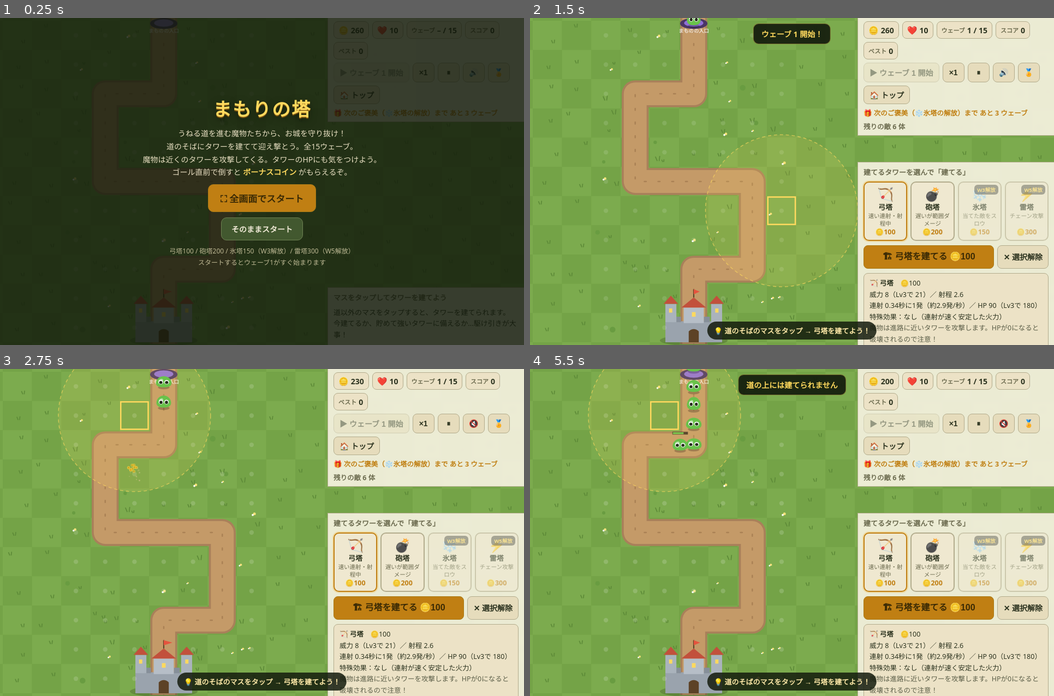
Above: before the commit, frames 1-4 (two rows, left to right).
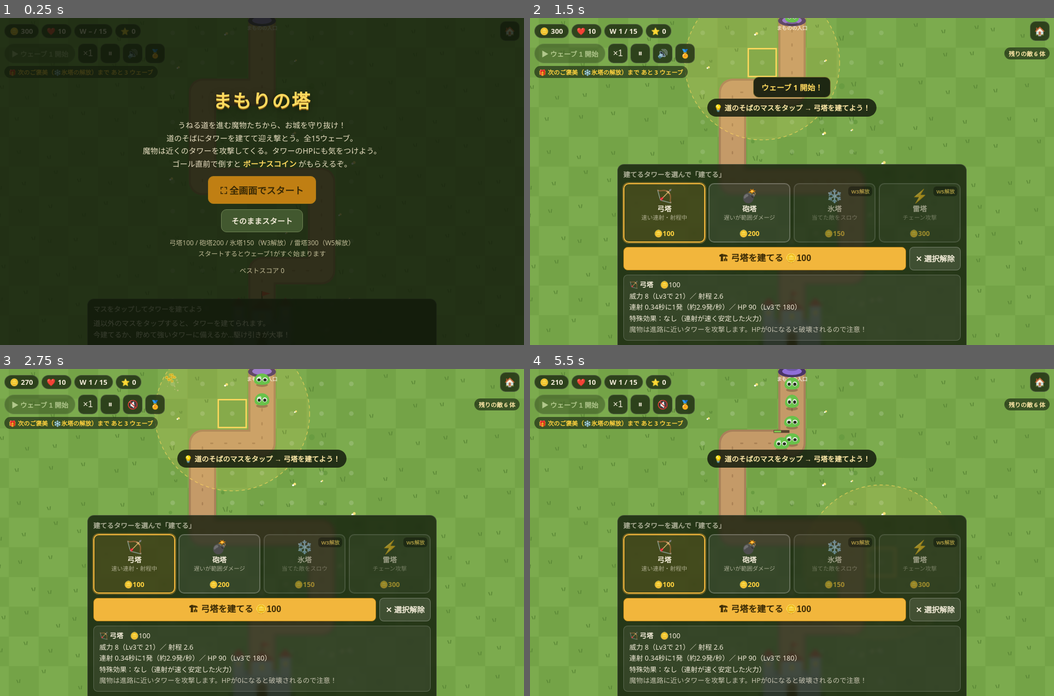
Above: after the commit, the same moments.

Repository: MonaLisaLab/mll-games
Game: browser game, page mamori-tower/index.html
Two runs of this game, one before a commit and one after it. Both use one fixed random seed, a clock stepped at 60 frames per second and the inputs below.
Inputs (mouse positions are in pixels of both pictures, inside the frame that each line leads up to):
- Up to frame 1 (0.25 s): no input
- Up to frame 2 (1.5 s): click "⛶ 全画面でスタート" at 0.27 s; click "▶ ウェーブ 1 開始" at 0.52 s; hold Right from 1.03 s (still down); click (792, 214) at 1.07 s; tap X at 1.1 s
- Up to frame 3 (2.75 s): release Right at 1.53 s; hold Down 1.58-1.85 s; tap X at 1.6, 2.1, 2.6 s; click (157, 499) at 1.67 s; hold Left 1.9-2.47 s; click "🔊" at 2.02 s; click (366, 483) at 2.27 s; tap Enter at 2.52 s; hold Up from 2.52 s (still down)
- Up to frame 4 (5.5 s): release Up at 2.82 s; click (870, 597) at 2.87 s; hold Right 2.87-3.53 s; tap X every 0.5 s from 3.1 to 5.1 s; click (661, 614) at 3.47 s; tap Escape at 3.52 s; hold Up 3.58-3.82 s; hold Left 3.87-4.3 s; click (792, 467) at 4.07 s; hold Down 4.35-4.68 s; click "⏸" at 4.52 s; click (949, 548) at 4.67 s; hold Right 4.73-5.23 s; click "▶ つづける" at 4.77 s; click (634, 532) at 5.27 s; hold Down from 5.28 s (still down)

The runs differ from the first frame. In frame 1, 16% of the frame differs, in the area x 2-100%, y 0-100%; in frame 2, 72%; in frame 3, 73%; in frame 4, 73%, in the area x 0-100%, y 0-100%.

Commit message:
まもりの塔：盤面フルスクリーン化とUI最小化、初期コイン300

Diff:
--- a/mamori-tower/index.html
+++ b/mamori-tower/index.html
@@ -12,14 +12,14 @@
         --bg:#1d2b1a; --bg2:#243620; --panel:#2e4226; --panel2:#38512d;
         --ink:#f3ecd9; --ink-dim:#c9bd97; --accent:#f2b63c; --accent2:#7ec850;
         --danger:#e5533d; --line:#54683f; --btn:#42582f; --btn-hi:#5a7a3c;
-        --card:#33482a; --panelA:rgba(38,56,30,.88);
+        --card:#33482a;
       }
       @media (prefers-color-scheme: light){
         :root{
           --bg:#dfe8cf; --bg2:#cfdcba; --panel:#f4eedb; --panel2:#ece2c6;
           --ink:#2c331f; --ink-dim:#6b6a4e; --accent:#c07f13; --accent2:#3f7d1e;
           --danger:#c23a24; --line:#b3ac8d; --btn:#e6dcbc; --btn-hi:#d9cca2;
-          --card:#efe8d0; --panelA:rgba(246,241,224,.92);
+          --card:#efe8d0;
         }
       }
       html,body{ margin:0; padding:0; height:100%; height:100dvh; overscroll-behavior:none; }
@@ -36,36 +36,67 @@
          scrolls: body is fixed and a touchmove guard in the script
          blocks rubber-band scrolling outside internal scrollers. */
       #app{ position:fixed; inset:0; overflow:hidden; }
-      /* ---------- HUD ---------- */
+      /* ---------- HUD: minimal floating chips on the map ----------
+         No bar and no band: the HUD is only small translucent chips
+         and icon buttons floating over the top of the board, so it
+         never takes layout space away from the playable area. */
       #hud{
         position:fixed; top:0; left:0; right:0; z-index:40;
-        background:var(--panelA); -webkit-backdrop-filter:blur(3px); backdrop-filter:blur(3px);
-        border-bottom:1px solid var(--line);
-        padding:calc(6px + env(safe-area-inset-top)) calc(10px + env(safe-area-inset-right)) 7px calc(10px + env(safe-area-inset-left));
-      }
-      #hud .row{ display:flex; align-items:center; gap:6px; flex-wrap:wrap; }
-      #hud .row + .row{ margin-top:6px; }
-      .stat{
-        background:var(--panel2); border:1px solid var(--line); border-radius:8px;
-        padding:4px 8px; font-size:14px; font-weight:700; white-space:nowrap;
-        display:inline-flex; align-items:center; gap:4px; min-height:32px;
-      }
-      .stat small{ font-weight:600; color:var(--ink-dim); font-size:11px; }
-      .stat .ico{ font-size:15px; }
+        pointer-events:none;
+        padding:calc(6px + env(safe-area-inset-top)) calc(8px + env(safe-area-inset-right)) 0 calc(8px + env(safe-area-inset-left));
+      }
+      #hud .hrow{ display:flex; align-items:center; gap:5px; flex-wrap:wrap; }
+      #hud .hrow + .hrow{ margin-top:5px; }
       #hud .spacer{ flex:1; }
+      .chip{
+        background:rgba(18,28,12,.72); color:#f3ecd9; border:1px solid rgba(255,255,255,.16);
+        border-radius:999px; padding:3px 9px; font-size:13px; font-weight:700; white-space:nowrap;
+        display:inline-flex; align-items:center; gap:4px; min-height:26px;
+        -webkit-backdrop-filter:blur(2px); backdrop-filter:blur(2px);
+      }
+      .ibtn{
+        pointer-events:auto;
+        background:rgba(18,28,12,.72); color:#f3ecd9; border:1px solid rgba(255,255,255,.16);
+        border-radius:10px; width:36px; height:36px; font-size:16px;
+        cursor:pointer; text-decoration:none; display:inline-flex; align-items:center; justify-content:center;
+        -webkit-backdrop-filter:blur(2px); backdrop-filter:blur(2px);
+      }
+      .ibtn:hover{ background:rgba(40,58,24,.88); }
+      .pillbtn{
+        pointer-events:auto;
+        background:rgba(18,28,12,.72); color:#f3ecd9; border:1px solid rgba(255,255,255,.16);
+        border-radius:999px; padding:6px 12px; font-size:12.5px; font-weight:700;
+        cursor:pointer; display:inline-flex; align-items:center; gap:4px; white-space:nowrap;
+        -webkit-backdrop-filter:blur(2px); backdrop-filter:blur(2px);
+      }
+      .pillbtn:hover{ background:rgba(40,58,24,.88); }
+      .pillbtn:disabled{ opacity:.45; cursor:default; }
+      .pillbtn.primary{ background:#f2b63c; color:#3a2a05; border-color:#a97a17; }
+      .pillbtn.primary:hover{ filter:brightness(1.08); }
+      .pillbtn.primary:disabled{ background:rgba(18,28,12,.72); color:#f3ecd9; border-color:rgba(255,255,255,.16); }
+      /* Buttons inside the control panel (build / upgrade / sell …) */
       .hbtn{
-        background:var(--btn); color:var(--ink); border:1px solid var(--line);
+        background:rgba(255,255,255,.12); color:#f3ecd9; border:1px solid rgba(255,255,255,.25);
         border-radius:8px; padding:6px 10px; font-size:14px; font-weight:700;
         cursor:pointer; text-decoration:none; display:inline-flex; align-items:center;
         justify-content:center; gap:4px; min-width:40px;
       }
-      .hbtn:hover{ background:var(--btn-hi); }
+      .hbtn:hover{ background:rgba(255,255,255,.22); }
       .hbtn:disabled{ opacity:.45; cursor:default; }
-      .hbtn.primary{ background:var(--accent); color:#3a2a05; border-color:#a97a17; }
+      .hbtn.primary{ background:#f2b63c; color:#3a2a05; border-color:#a97a17; }
       .hbtn.primary:hover{ filter:brightness(1.08); }
-      .hbtn.primary:disabled{ background:var(--btn); color:var(--ink); border-color:var(--line); }
-      #nextReward{ font-size:12.5px; color:var(--accent); font-weight:700; }
-      #waveInfo{ font-size:12.5px; color:var(--ink-dim); font-weight:600; }
+      .hbtn.primary:disabled{ background:rgba(255,255,255,.12); color:#f3ecd9; border-color:rgba(255,255,255,.25); }
+      #waveInfo{
+        font-size:11px; font-weight:700; color:#ffe9a8; white-space:nowrap;
+        background:rgba(18,28,12,.6); border-radius:999px; padding:3px 8px;
+      }
+      #waveInfo:empty{ display:none; }
+      #nextReward{
+        font-size:11px; font-weight:700; color:#ffd23e; white-space:nowrap;
+        background:rgba(18,28,12,.6); border-radius:999px; padding:3px 8px;
+        max-width:100%; overflow:hidden; text-overflow:ellipsis;
+      }
+      #nextReward:empty{ display:none; }
       /* ---------- Stage: the board canvas itself fills the screen ---------- */
       canvas#game{
         position:fixed; inset:0; z-index:1;
@@ -73,13 +104,13 @@
         border:none; border-radius:0; touch-action:none; background:#79a84b;
       }
       #hint{
-        position:fixed; left:50%; bottom:150px; transform:translateX(-50%); z-index:50;
+        position:fixed; left:50%; top:calc(148px + env(safe-area-inset-top)); transform:translateX(-50%); z-index:50;
         background:rgba(20,28,14,.85); color:#ffe9a8; font-size:13px; font-weight:700;
         padding:7px 12px; border-radius:999px; pointer-events:none; white-space:nowrap;
         max-width:94%; overflow:hidden; text-overflow:ellipsis;
       }
       #toast{
-        position:fixed; left:50%; top:120px; transform:translateX(-50%) translateY(-6px);
+        position:fixed; left:50%; top:calc(108px + env(safe-area-inset-top)); transform:translateX(-50%) translateY(-6px);
         background:rgba(20,28,14,.92); color:#ffd95e; font-size:14px; font-weight:800;
         padding:8px 14px; border-radius:10px; pointer-events:none; opacity:0;
         transition:opacity .25s, transform .25s; text-align:center; max-width:92%;
@@ -110,36 +141,40 @@
       }
       .overlay .score-line{ font-size:16px; font-weight:800; color:#fff; }
       .overlay .mini{ font-size:12px; color:#bdb894; }
-      /* ---------- Control panel ---------- */
+      /* ---------- Control panel: compact translucent overlay ----------
+         The panel floats over the bottom of the board. It is NOT a
+         layout band: the board fit never accounts for it, so opening,
+         closing or resizing the panel never moves the board. */
       #panel{
         position:fixed; left:0; right:0; bottom:0; z-index:40;
-        background:var(--panelA); -webkit-backdrop-filter:blur(3px); backdrop-filter:blur(3px);
-        border-top:1px solid var(--line);
+        background:rgba(18,28,12,.8); color:#f3ecd9;
+        -webkit-backdrop-filter:blur(3px); backdrop-filter:blur(3px);
+        border-top:1px solid rgba(255,255,255,.16);
         padding:8px calc(10px + env(safe-area-inset-right)) calc(8px + env(safe-area-inset-bottom)) calc(10px + env(safe-area-inset-left));
         max-height:64dvh; overflow-y:auto;
       }
-      #panel .ptitle{ font-size:13px; font-weight:800; color:var(--ink-dim); margin-bottom:8px; }
+      #panel .ptitle{ font-size:12.5px; font-weight:800; color:rgba(243,236,217,.65); margin-bottom:7px; }
       #towerCards{ display:grid; grid-template-columns:repeat(4,1fr); gap:6px; }
       .tcard{
-        background:var(--card); border:2px solid var(--line); border-radius:10px;
-        padding:7px 4px 6px; cursor:pointer; text-align:center; color:var(--ink);
+        background:rgba(255,255,255,.08); border:2px solid rgba(255,255,255,.22); border-radius:10px;
+        padding:7px 4px 6px; cursor:pointer; text-align:center; color:#f3ecd9;
         font-family:inherit; position:relative;
       }
       .tcard .tic{ font-size:24px; line-height:1.15; display:block; }
       .tcard .tname{ font-size:13px; font-weight:800; display:block; }
-      .tcard .tdesc{ font-size:10.5px; color:var(--ink-dim); display:block; line-height:1.35; min-height:28px; }
-      .tcard .tcost{ font-size:12.5px; font-weight:800; color:var(--accent); display:block; }
-      .tcard.sel{ border-color:var(--accent); box-shadow:0 0 0 2px #f2b63c55; }
+      .tcard .tdesc{ font-size:10.5px; color:rgba(243,236,217,.6); display:block; line-height:1.35; min-height:28px; }
+      .tcard .tcost{ font-size:12.5px; font-weight:800; color:#ffd23e; display:block; }
+      .tcard.sel{ border-color:#f2b63c; box-shadow:0 0 0 2px rgba(242,182,60,.35); background:rgba(242,182,60,.14); }
       .tcard.locked{ opacity:.55; cursor:default; }
-      .tcard.poor .tcost{ color:var(--danger); }
+      .tcard.poor .tcost{ color:#ff8a75; }
       .tcard .locktag{
         position:absolute; top:4px; right:4px; background:#00000088; color:#ffd95e;
         font-size:9.5px; font-weight:800; border-radius:6px; padding:2px 5px;
       }
       #buildRow{ display:flex; gap:6px; margin-top:8px; }
       #towerInfo{
-        margin-top:8px; background:var(--panel2); border:1px solid var(--line);
-        border-radius:8px; padding:8px 10px; font-size:12.5px; line-height:1.65;
+        margin-top:8px; background:rgba(255,255,255,.07); border:1px solid rgba(255,255,255,.18);
+        border-radius:8px; padding:8px 10px; font-size:12.5px; line-height:1.65; color:#f3ecd9;
         max-height:24dvh; overflow-y:auto;
       }
       #buildBtn{ flex:1; font-size:16px; }
@@ -151,8 +186,8 @@
       /* Missions live in a toggleable sheet over the shell (opened with
          the 🏅 button) so the board keeps the full viewport height. */
       #missions{
-        position:fixed; left:8px; right:8px; bottom:180px;
-        z-index:55; max-height:60dvh; overflow-y:auto; display:none;
+        position:fixed; left:8px; right:8px; bottom:calc(10px + env(safe-area-inset-bottom));
+        z-index:55; max-height:70dvh; overflow-y:auto; display:none;
         background:var(--panel); border:1px solid var(--line); border-radius:10px;
         padding:10px; box-shadow:0 14px 34px rgba(0,0,0,.45);
       }
@@ -174,48 +209,52 @@
         #panel{ max-height:56dvh; }
       }
       @media (max-height:560px){
-        #hud .row + .row{ margin-top:4px; }
-        .stat{ min-height:28px; font-size:13px; }
+        #hud .hrow + .hrow{ margin-top:4px; }
+        .chip{ min-height:24px; font-size:12px; }
         .tcard .tdesc{ display:none; }
         #towerInfo{ max-height:18dvh; }
       }
-      /* Landscape / wide: the canvas still fills the whole screen, but
-         the HUD and the control panel move into a 360px right-hand
-         column (fitStage reserves the same 360px), so the board keeps
-         the full height instead of being squeezed between the bars.
+      /* Landscape / wide: same principle as portrait — the board uses
+         the full viewport and the UI only floats on top of it. The
+         control panel is just capped in width and centred so the tower
+         cards do not stretch across a wide screen.
          (#helpLine stays hidden; keyboard help lives in the title text.) */
       @media (orientation:landscape) and (min-width:600px){
-        #hud{ left:auto; width:360px; border-left:1px solid var(--line); }
-        #panel{ left:auto; width:360px; border-left:1px solid var(--line); max-height:56dvh; }
-        #missions{ left:auto; width:352px; }
+        #panel{
+          left:0; right:0; margin:0 auto; max-width:640px; max-height:56dvh;
+          border-left:1px solid rgba(255,255,255,.16); border-right:1px solid rgba(255,255,255,.16);
+          border-radius:12px 12px 0 0;
+        }
+        #missions{ left:0; right:0; margin:0 auto; max-width:560px; }
         #towerInfo{ max-height:32dvh; }
       }
     </style>
   </head>
   <body>
     <div id="app">
-      <!-- HUD -->
+      <!-- HUD: only small floating chips and icon buttons on the map.
+           No best score here (it lives on the title / game-over screens)
+           and no band: nothing here takes space from the board. -->
       <div id="hud">
-        <div class="row">
-          <span class="stat"><span class="ico">🪙</span><span id="stCoins">0</span></span>
-          <span class="stat"><span class="ico">❤️</span><span id="stLife">10</span></span>
-          <span class="stat"><small>ウェーブ</small><span id="stWave">– / 15</span></span>
-          <span class="stat"><small>スコア</small><span id="stScore">0</span></span>
-          <span class="stat"><small>ベスト</small><span id="stBest">0</span></span>
+        <div class="hrow">
+          <span class="chip">🪙<span id="stCoins">0</span></span>
+          <span class="chip">❤️<span id="stLife">10</span></span>
+          <span class="chip">W<span id="stWave">– / 15</span></span>
+          <span class="chip">⭐<span id="stScore">0</span></span>
+          <span class="spacer"></span>
+          <a class="ibtn" href="../index.html" title="トップページへ戻る">🏠</a>
         </div>
-        <div class="row">
-          <button class="hbtn primary" id="waveBtn">▶ ウェーブ開始</button>
-          <button class="hbtn" id="speedBtn" title="速度切替">×1</button>
-          <button class="hbtn" id="pauseBtn" title="ポーズ">⏸</button>
-          <button class="hbtn" id="muteBtn" title="ミュート">🔊</button>
-          <button class="hbtn" id="missionBtn" title="ミッション">🏅</button>
-          <span class="spacer"></span>
-          <a class="hbtn" href="../index.html" title="トップページへ戻る">🏠 トップ</a>
-        </div>
-        <div class="row">
-          <span id="nextReward"></span>
+        <div class="hrow">
+          <button class="pillbtn primary" id="waveBtn">▶ ウェーブ開始</button>
+          <button class="ibtn" id="speedBtn" title="速度切替">×1</button>
+          <button class="ibtn" id="pauseBtn" title="ポーズ">⏸</button>
+          <button class="ibtn" id="muteBtn" title="ミュート">🔊</button>
+          <button class="ibtn" id="missionBtn" title="ミッション">🏅</button>
           <span class="spacer"></span>
           <span id="waveInfo"></span>
+        </div>
+        <div class="hrow">
+          <span id="nextReward"></span>
         </div>
       </div>
 
@@ -233,6 +272,7 @@
           <button class="big-btn" id="fsStartBtn">⛶ 全画面でスタート</button>
           <button class="sub-btn" id="startBtn">そのままスタート</button>
           <p class="mini">弓塔100 / 砲塔200 / 氷塔150（W3解放）/ 雷塔300（W5解放）<br>スタートするとウェーブ1がすぐ始まります</p>
+          <p class="mini">ベストスコア <span id="stBest">0</span></p>
         </div>
 
         <div class="overlay" id="pauseOverlay" hidden>
@@ -288,17 +328,17 @@
     var COLS = 7, ROWS = 11, CELL = 64, W = COLS * CELL, H = ROWS * CELL;
     var canvas = document.getElementById('game');
     var ctx = canvas.getContext('2d');
-    var hudEl = document.getElementById('hud');
-    var panelEl = document.getElementById('panel');
-    var toastEl = document.getElementById('toast');
-    var hintEl = document.getElementById('hint');
-    var missionsSheetEl = document.getElementById('missions');
     /* The canvas covers the whole viewport edge-to-edge. The playable
-       board (logical 448x704) is scaled to fit in the band between the
-       HUD bar (top) and the control panel (bottom) so the road, the
-       entrance and the castle are never hidden behind UI; the rest of
-       the screen is filled by extending the same grass tiles beyond the
-       board edges (see drawMap). view.ox / view.oy are the board's
+       board (logical 448x704) is scaled to fit the WHOLE viewport and
+       centred; the leftover screen is filled by extending the same
+       grass tiles beyond the board edges (see drawMap). Every UI
+       element (HUD chips, control panel, sheets) only floats on top
+       of the board as an overlay and never takes space away from it.
+       IMPORTANT: the board fit depends ONLY on the viewport size and
+       orientation — never on any UI state (panel height, selection,
+       open sheets). There is deliberately no ResizeObserver on UI
+       elements, so tapping a cell or a tower can never shift, resize
+       or tilt the board view. view.ox / view.oy are the board's
        top-left corner in CSS pixels, view.scale is CSS px per logical
        unit, and draw() re-applies the transform every frame. */
     var view = { w:0, h:0, scale:1, ox:0, oy:0 };
@@ -308,26 +348,12 @@
       var dpr = Math.min(window.devicePixelRatio || 1, 2);
       var bw = Math.round(vw * dpr), bh = Math.round(vh * dpr);
       if (canvas.width !== bw || canvas.height !== bh){ canvas.width = bw; canvas.height = bh; }
-      var topH = hudEl.offsetHeight || 0, botH = panelEl.offsetHeight || 0;
-      /* Wide landscape: the bars move into a 360px right-hand column
-         (see the CSS media query) and the board uses the rest. */
-      var sideW = (vw >= 600 && vw > vh) ? 360 : 0;
-      var availW = vw - sideW;
-      var availH = sideW ? Math.max(160, vh - 10) : Math.max(160, vh - topH - botH - 10);
-      var scale = Math.min(availW / W, availH / H);
+      var scale = Math.min(vw / W, vh / H);
       view.w = vw; view.h = vh; view.scale = scale;
-      view.ox = (availW - W * scale) / 2;
-      view.oy = sideW ? (vh - H * scale) / 2 : topH + 5 + (availH - H * scale) / 2;
-      /* Floating elements hug the bars so they never cover the board. */
-      toastEl.style.top = (sideW ? 10 : topH + 8) + 'px';
-      hintEl.style.bottom = (sideW ? 10 : botH + 10) + 'px';
-      missionsSheetEl.style.bottom = (botH + 8) + 'px';
+      view.ox = (vw - W * scale) / 2;
+      view.oy = (vh - H * scale) / 2;
     }
     window.addEventListener('resize', fitStage);
-    if (window.ResizeObserver){
-      new ResizeObserver(fitStage).observe(hudEl);
-      new ResizeObserver(fitStage).observe(panelEl);
-    }
     window.addEventListener('orientationchange', function(){ setTimeout(fitStage, 60); setTimeout(fitStage, 320); });
     document.addEventListener('fullscreenchange', function(){ setTimeout(fitStage, 60); });
     /* The page must never scroll: block touch-move everywhere except
@@ -500,7 +526,7 @@
       return {
         state:'title',           // title | play | over | clear
         paused:false,
-        coins:260, life:10, score:0, best:loadBest(),
+        coins:300, life:10, score:0, best:loadBest(),
         wave:0,                  // 現在/最後に開始したウェーブ
         cleared:0,               // クリア済みウェーブ数
         waveActive:false, spawnQueue:[], spawnTimer:0, waveDamage:false,
